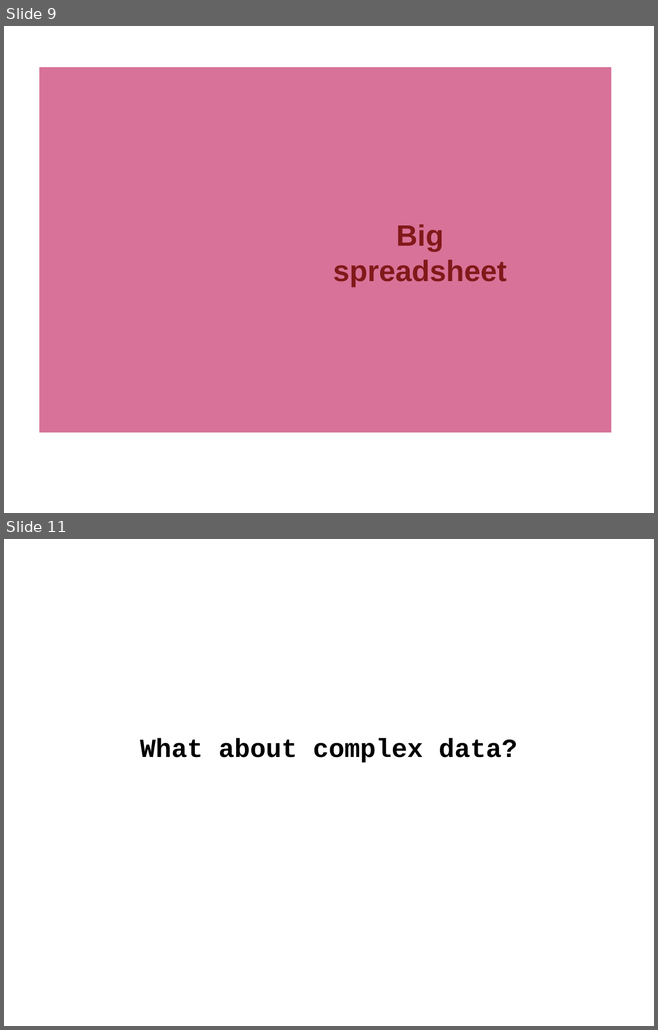
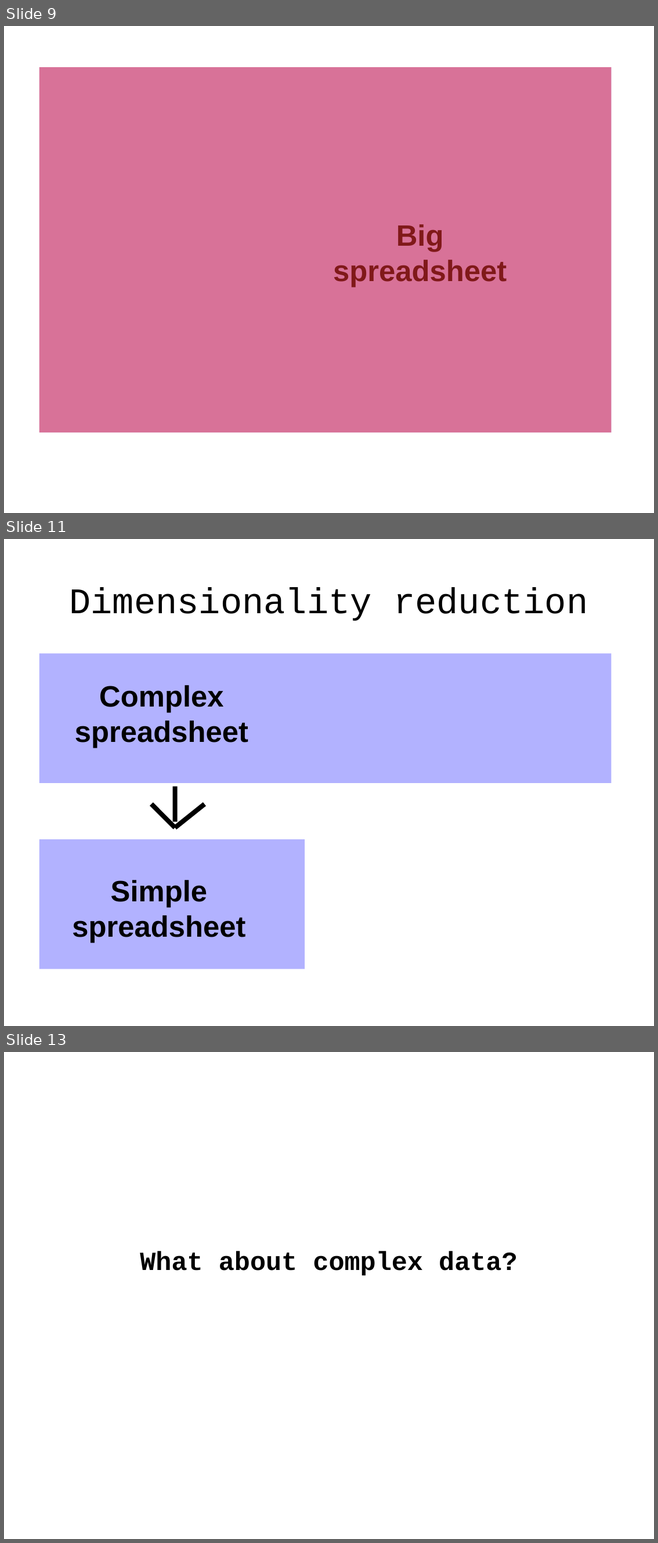
Before and after one commit to tlevine/gastronomification-big-data-talk, a slide deck: big-senses.odp. Shown one above the other, each under a label of ours: slides 9 and 11 before the commit, slides 9, 11 and 13 after it; the slides between them are not shown. The pictures are 658x1030 and 658x1543 pixels, drawn with LibreOffice and Linux fonts; fonts in the diff are those of the drawing; background and template pictures are left out. Boxes give left, top, right and bottom in pixels: in the first picture for what was removed or moved away, otherwise in the second. Text is boxed around its words. In the diff, an @@ line names an element or a change of style, - is before the commit and + after.

```diff
--- a/big-senses.odp
+++ b/big-senses.odp
@@ slide 11 added at (x1=4, y1=539, x2=654, y2=1026), background #FFFFFF @@
@@ title added at (x1=69, y1=588, x2=587, y2=621), 44 pt, text #000000 @@
+Dimensionality reduction
@@ flow chart internal storage added at (x1=39, y1=653, x2=611, y2=783), fill #6666FF at 50% opacity @@
@@ text added at (x1=75, y1=685, x2=248, y2=748), 36 pt, text #000000, bold @@
+Complex
+spreadsheet
@@ line added from (175, 787) to (175, 822), #000000 5.75 pt @@
@@ line added from (175, 828) to (151, 804), #000000 5.75 pt @@
@@ line added from (205, 804) to (175, 828), #000000 5.75 pt @@
@@ flow chart internal storage added at (x1=39, y1=839, x2=304, y2=969), fill #6666FF at 50% opacity @@
@@ text added at (x1=72, y1=880, x2=245, y2=943), 36 pt, text #000000, bold @@
+Simple
+spreadsheet
@@ what was slide 11 is now slide 13 @@
```
Also in this commit, not shown: 1 slide changed, 1 other slide added.
